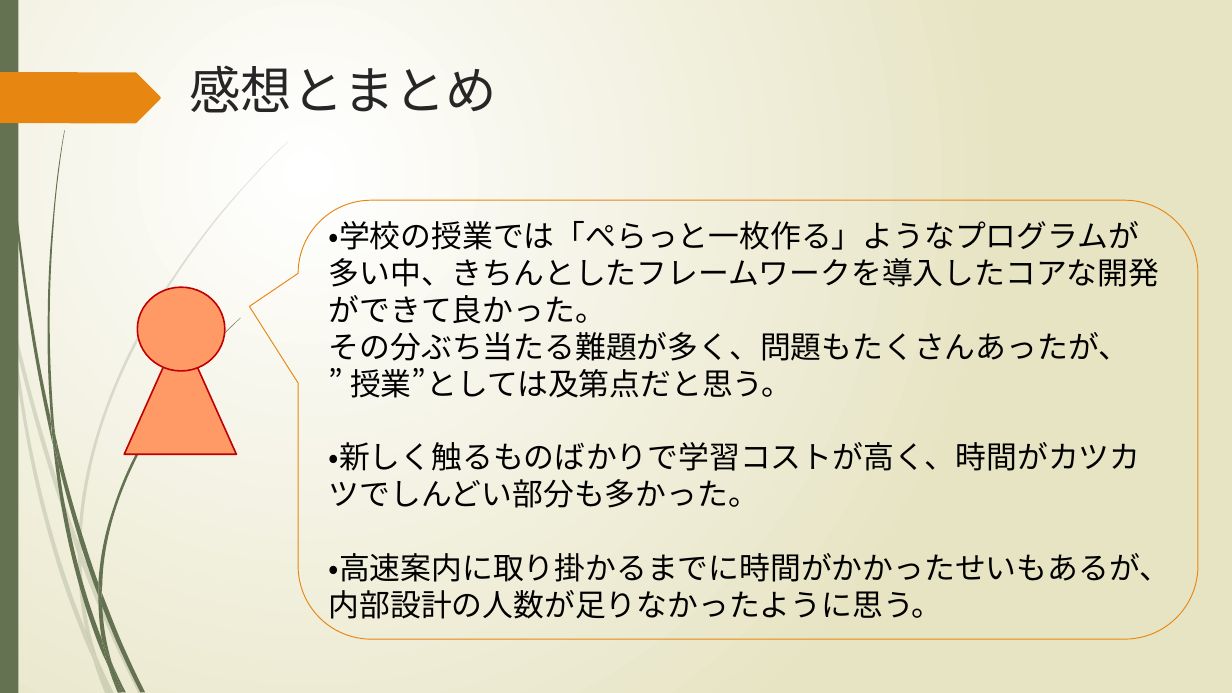
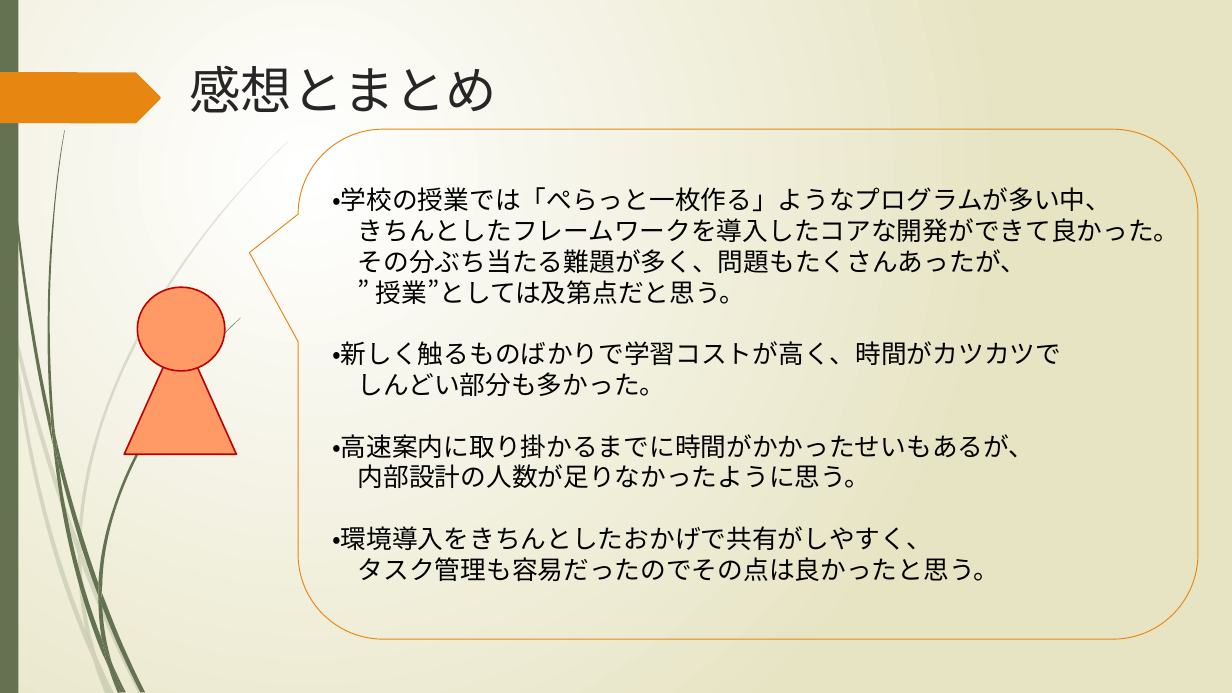
Before and after one commit to Iorin0124/KCGproject2, a slide deck: slide 11 of memo/高速案内.pptx (slide 9 before the commit). Drawn at 1232x693 pixels with LibreOffice and Linux fonts; fonts in the diff are those of the drawing. Boxes give left, top, right and bottom in pixels: in the first picture for what was removed or moved away, otherwise in the second. Text is boxed around its words. In the diff, an @@ line names an element or a change of style, - is before the commit and + after.

```diff
--- a/memo/高速案内.pptx
+++ b/memo/高速案内.pptx
@@ rounded speech box "・学校の授業では「ぺらっと一枚作る」ようなプログラムが多い中、": place and size @@
-rounded speech box "・学校の授業では「ぺらっと一枚作る」ようなプログラムが多い中、" at bbox=[299, 201, 1199, 640]
+rounded speech box "・学校の授業では「ぺらっと一枚作る」ようなプログラムが多い中、" at bbox=[299, 129, 1199, 640]
@@ text in rounded speech box at bbox=[332, 183, 1180, 242]: text changed; size 24 to 20 pt @@
-・学校の授業では「ぺらっと一枚作る」ようなプログラムが多い中、きちんとしたフレームワークを導入したコアな開発ができて良かった。
+・学校の授業では「ぺらっと一枚作る」ようなプログラムが多い中、
+きちんとしたフレームワークを導入したコアな開発ができて良かった。
@@ text in rounded speech box at bbox=[332, 249, 1034, 488]: size 24 to 20 pt in "その分ぶち当たる難題が多く、問題もたくさんあったが、", "” 授業”としては及第点だと思う。", "・高速案内に取り掛かるまでに時間がかかったせいもあるが、", "内部設計の人数が足りなかったように思う。" @@
@@ text in rounded speech box at bbox=[332, 341, 1061, 396]: text changed; size 24 to 20 pt @@
-・新しく触るものばかりで学習コストが高く、時間がカツカツでしんどい部分も多かった。
+・新しく触るものばかりで学習コストが高く、時間がカツカツで
+しんどい部分も多かった。
@@ text in rounded speech box at bbox=[332, 526, 999, 581]: paragraphs added @@
+・環境導入をきちんとしたおかげで共有がしやすく、
+タスク管理も容易だったのでその点は良かったと思う。
```
Also in this commit, not shown: 1 other slide changed, 2 slides added, 2 other files.
